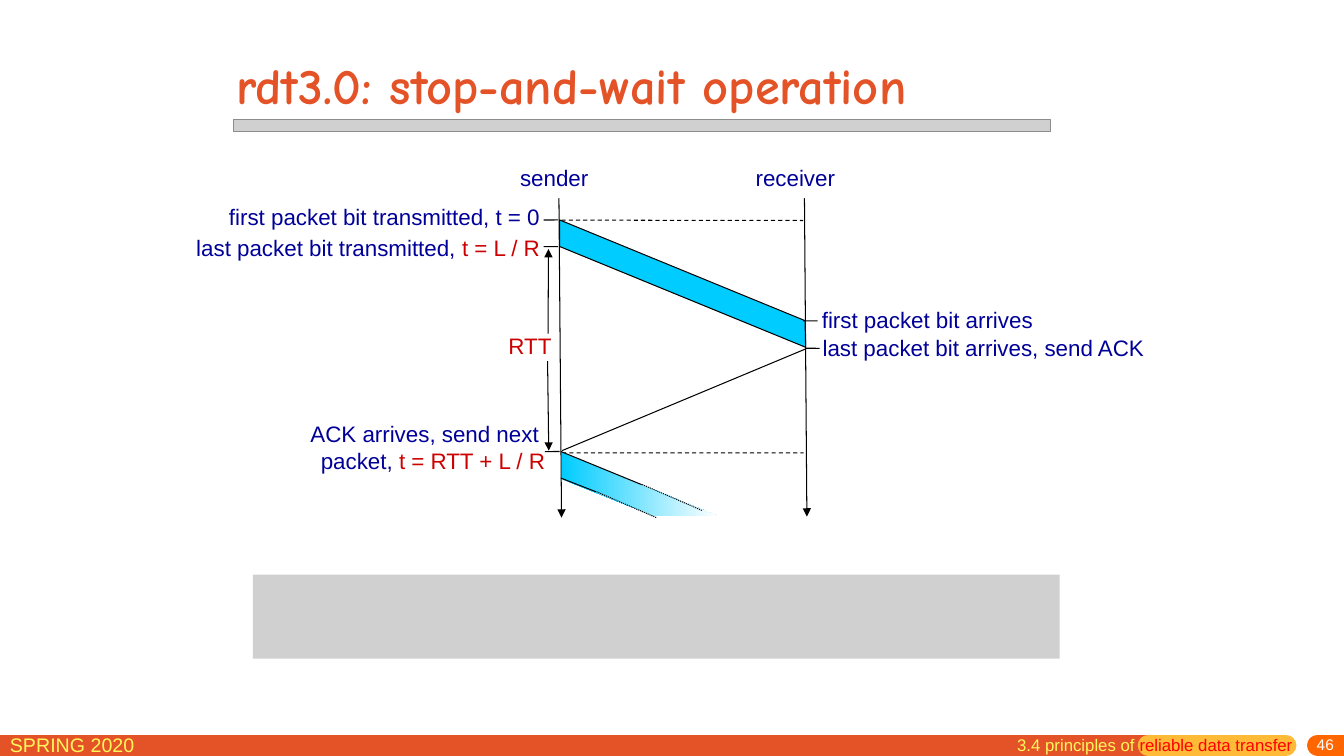
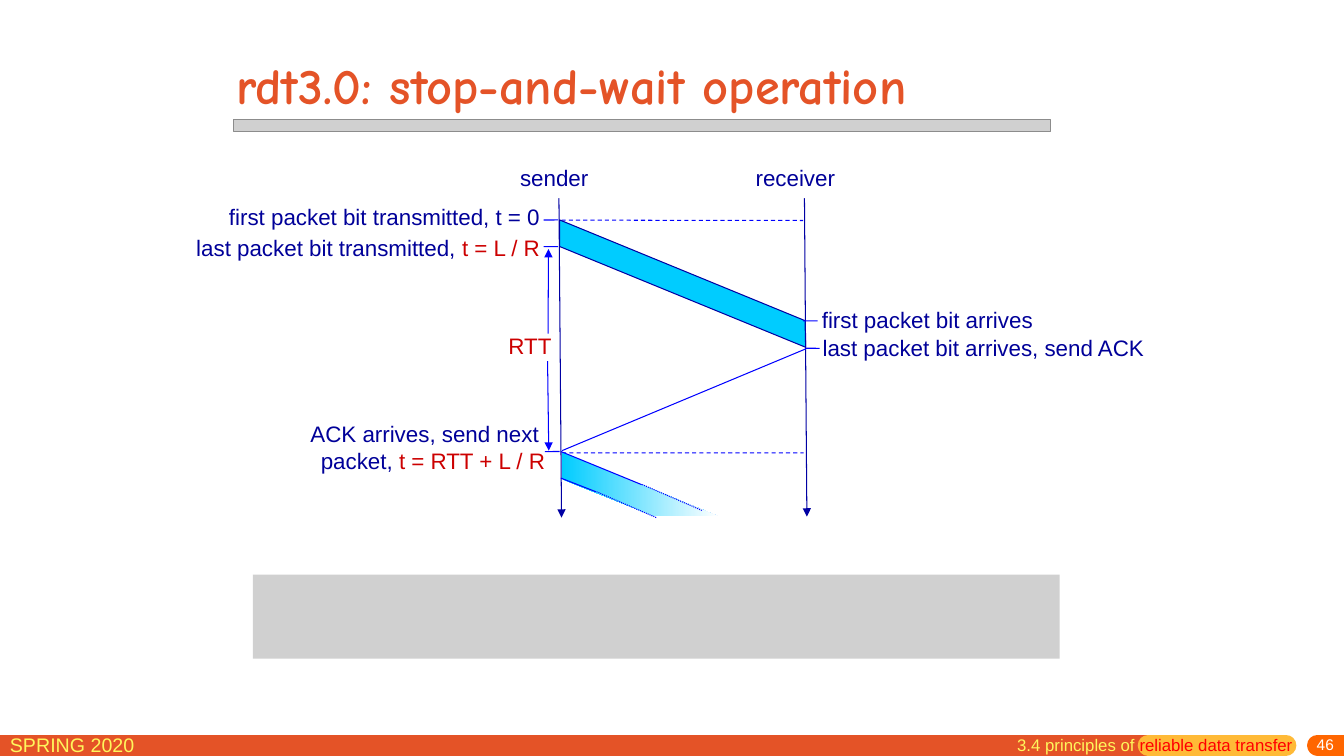
Before and after one commit to network-distributed/presentations, a slide deck: slide 46 of chapter3.pptx. Drawn at 1344x756 pixels with LibreOffice and Linux fonts; fonts in the diff are those of the drawing; grey boxes stand for pictures. Boxes give left, top, right and bottom in pixels: in the first picture for what was removed or moved away, otherwise in the second. Text is boxed around its words. In the diff, an @@ line names an element or a change of style, - is before the commit and + after.

```diff
--- a/chapter3.pptx
+++ b/chapter3.pptx
@@ arrow (560, 197) - (562, 518): stroke #000000 0.75 pt to #0000A3 0.75 pt @@
@@ arrow (805, 198) - (808, 517): stroke #000000 0.75 pt to #0000A3 0.75 pt @@
@@ line (559, 220) - (543, 220): stroke #000000 0.75 pt to #0000FF 0.75 pt @@
@@ freeform shape at box(560, 220, 806, 347): outline #000000 0.75 pt to #0000A3 0.75 pt @@
@@ line (561, 221) - (806, 323): stroke #000000 0.75 pt to #0000FF 0.75 pt @@
@@ line (562, 220) - (804, 221): stroke #000000 0.75 pt dashed to #0000FF 0.75 pt dashed @@
@@ line (559, 247) - (543, 247): stroke #000000 0.75 pt to #0000FF 0.75 pt @@
@@ arrow (548, 334) - (548, 249): stroke #000000 0.75 pt to #0000FF 0.75 pt @@
@@ line (818, 321) - (804, 321): stroke #000000 0.75 pt to #0000FF 0.75 pt @@
@@ line (563, 451) - (806, 349): stroke #000000 0.75 pt to #0000FF 0.75 pt @@
@@ line (806, 348) - (820, 348): stroke #000000 0.75 pt to #0000FF 0.75 pt @@
@@ arrow (547, 361) - (548, 451): stroke #000000 0.75 pt to #0000FF 0.75 pt @@
@@ line (560, 452) - (545, 452): stroke #000000 0.75 pt to #0000FF 0.75 pt @@
@@ line (561, 452) - (642, 485): stroke #000000 0.75 pt to #0000FF 0.75 pt @@
@@ line (561, 478) - (596, 492): stroke #000000 0.75 pt to #0000FF 0.75 pt @@
@@ line (563, 453) - (804, 453): stroke #000000 0.75 pt dashed to #0000FF 0.75 pt dashed @@
@@ line (597, 492) - (656, 518): stroke #000000 0.75 pt dashed to #0000FF 0.75 pt dashed @@
@@ line (642, 485) - (703, 510): stroke #000000 0.75 pt dashed to #0000FF 0.75 pt dashed @@
```
Also in this commit, not shown: 19 other slides changed, 1 slide removed, 1 other file.
